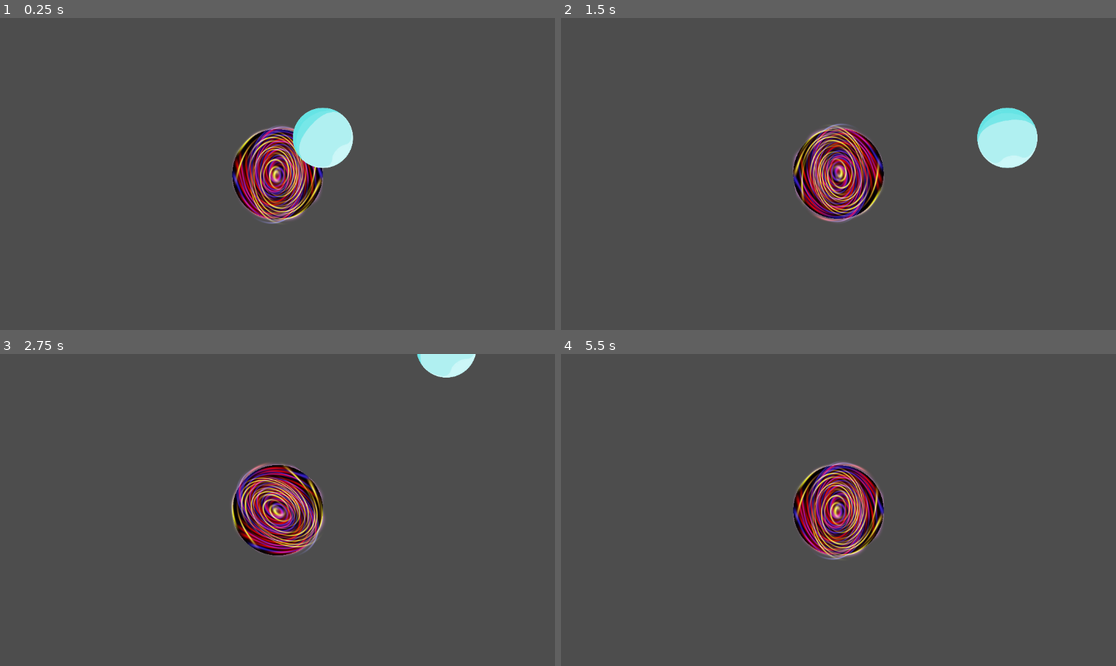
Above: before the commit, frames 1-4 (two rows, left to right).
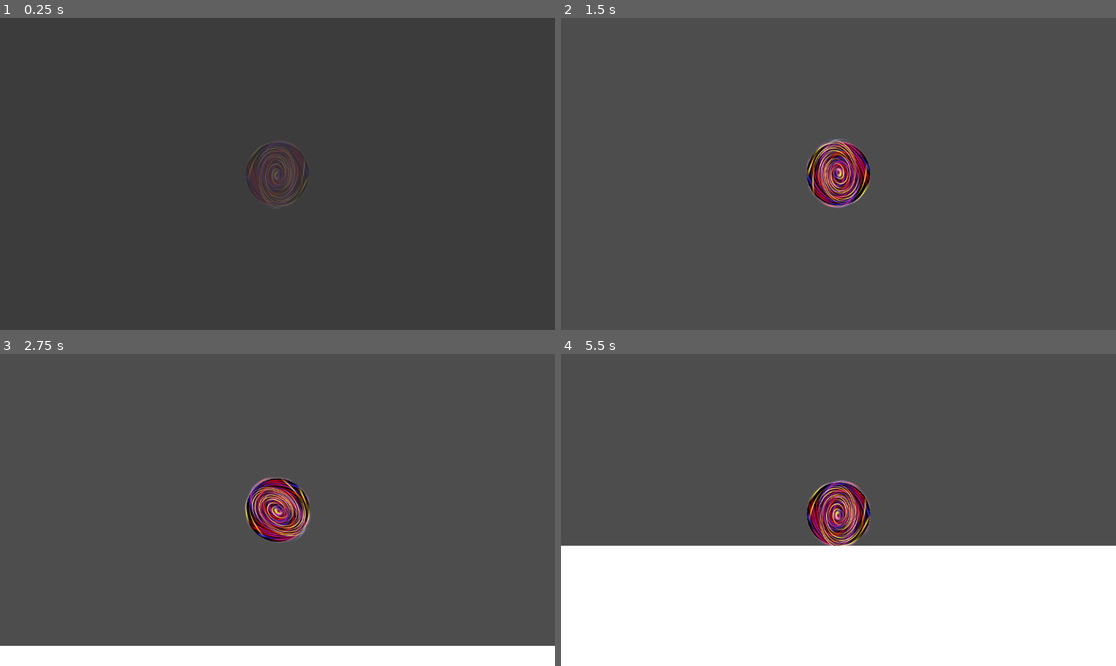
Above: after the commit, the same moments.

Repository: starlight426/TeamSevenGame
Game: Godot game, scene res://main.tscn
Same seed, same stepped clock (60 frames per second), same inputs: the game is played once before the commit and once after it.
Inputs (mouse positions are in pixels of both pictures, inside the frame that each line leads up to):
- Up to frame 1 (0.25 s): no input
- Up to frame 2 (1.5 s): move the mouse to (960, 158) at 0.52 s; hold A (a_press) 0.53-1.28 s; move the mouse to (727, 189) at 1.27 s; tap D (d_press) at 1.35 s
- Up to frame 3 (2.75 s): tap Enter at 2 s; move the mouse to (333, 441) at 2.02 s; hold S (s_press) from 2.03 s (still down)
- Up to frame 4 (5.5 s): move the mouse to (810, 572) at 2.77 s; release S (s_press) at 2.78 s; tap W (w_press) at 2.85 s; tap Space at 3.5 s; move the mouse to (1005, 556) at 3.52 s; hold A (a_press) 3.53-4.28 s; move the mouse to (672, 463) at 4.27 s; tap D (d_press) at 4.35 s; tap Enter at 5 s; move the mouse to (866, 510) at 5.02 s; hold S (s_press) from 5.03 s (still down)

The runs differ from the first frame. In frame 1, 5.3% of the frame differs, in the area x 41-64%, y 28-67%; in frame 2, 5.6%; in frame 3, 11%; in frame 4, 42%, in the area x 0-100%, y 34-100%.
Error before the commit: Invalid call. Nonexistent function 'add_child' in base 'Nil'. (res://Scripts/Global/AttackSpawner.gd:30)

Commit message:
first corrupted circle ai

Diff:
--- /dev/null
+++ b/Combat Scenes/Enemy Scenes/enemy_circle_corrupted.tscn
@@ -0,0 +1,24 @@
+[gd_scene load_steps=5 format=3 uid="uid://c1w5jhxknb674"]
+
+[ext_resource type="Script" path="res://Scripts/Combat/enemy_circle_corrupted.gd" id="1_1rgqo"]
+[ext_resource type="Texture2D" uid="uid://drqvvhiamgfcu" path="res://Assets/spritePNGs/Enemy_Corrupted_Circ.png" id="2_nywh3"]
+[ext_resource type="PackedScene" uid="uid://sus6s80ptul7" path="res://AI Modules/Detectors/target_detector.tscn" id="3_uds4y"]
+
+[sub_resource type="CircleShape2D" id="CircleShape2D_fybhy"]
+radius = 100.0
+
+[node name="EnemyCircleCorrupted" type="CharacterBody2D"]
+rotation = 1.5708
+script = ExtResource("1_1rgqo")
+
+[node name="CollisionShape2D" type="CollisionShape2D" parent="."]
+visible = false
+shape = SubResource("CircleShape2D_fybhy")
+
+[node name="Sprite2D" type="Sprite2D" parent="."]
+rotation = 3.14159
+texture = ExtResource("2_nywh3")
+
+[node name="TargetDetector" parent="." instance=ExtResource("3_uds4y")]
+visible = false
+scale = Vector2(10, 10)
--- a/Room Scenes/Circle City/cigil_room.tscn
+++ b/Room Scenes/Circle City/cigil_room.tscn
@@ -7,8 +7,9 @@
 
 [node name="exit" parent="." instance=ExtResource("1_yabxm")]
 position = Vector2(-4000, 0)
-target_room = ""
+target_room = "circle_corridor"
 target_entrance = "from_right"
+target_group = "Circle City"
 
 [node name="exit4" parent="." instance=ExtResource("1_yabxm")]
 position = Vector2(-120, 6862)
@@ -64,7 +65,7 @@
 position = Vector2(-3000, 0)
 
 [node name="from_right" type="Marker2D" parent="."]
-position = Vector2(9500, 250)
+position = Vector2(2620, -30)
 
 [node name="from_bottom" type="Marker2D" parent="."]
 position = Vector2(0, 3000)
--- a/Room Scenes/Circle City/circle_corridor.tscn
+++ b/Room Scenes/Circle City/circle_corridor.tscn
@@ -3,13 +3,12 @@
 [ext_resource type="PackedScene" uid="uid://duhokojc6cecj" path="res://Overworld Scenes/Object Scenes/exit.tscn" id="1_ds34k"]
 [ext_resource type="PackedScene" uid="uid://dsrmf6yrx14yl" path="res://Overworld Scenes/Object Scenes/wall_square.tscn" id="2_nh6fj"]
 [ext_resource type="PackedScene" uid="uid://4i7rpstg74wt" path="res://Combat Scenes/Enemy Scenes/enemy_circle_basic.tscn" id="3_axvfw"]
-[ext_resource type="PackedScene" uid="uid://hwmgwkumra7q" path="res://Overworld Scenes/Player Scenes/player.tscn" id="4_83pq7"]
+[ext_resource type="PackedScene" uid="uid://c1w5jhxknb674" path="res://Combat Scenes/Enemy Scenes/enemy_circle_corrupted.tscn" id="5_pe2aq"]
 
 [node name="TemplateRoom" type="Node2D"]
-position = Vector2(-6750, -1500)
 
 [node name="exit" parent="." instance=ExtResource("1_ds34k")]
-position = Vector2(-4000, 0)
+position = Vector2(-9250, -24000)
 target_room = ""
 target_entrance = "from_right"
 
@@ -18,50 +17,41 @@
 target_room = ""
 target_entrance = "from_top"
 
-[node name="exit2" parent="." instance=ExtResource("1_ds34k")]
-position = Vector2(0, -4000)
-target_room = ""
-target_entrance = "from_bottom"
-
 [node name="exit3" parent="." instance=ExtResource("1_ds34k")]
 position = Vector2(4750, 0)
 target_room = ""
 target_entrance = "from_left"
 
-[node name="WallSquare" parent="." instance=ExtResource("2_nh6fj")]
-position = Vector2(-5250, -13250)
-scale = Vector2(10, 6)
-
 [node name="WallSquare7" parent="." instance=ExtResource("2_nh6fj")]
-position = Vector2(-3000, 4000)
-scale = Vector2(10, 6)
+position = Vector2(-5250, 4000)
+scale = Vector2(20, 6)
 
 [node name="WallSquare8" parent="." instance=ExtResource("2_nh6fj")]
 position = Vector2(2000, 4000)
 scale = Vector2(10, 6)
 
+[node name="WallSquare2" parent="." instance=ExtResource("2_nh6fj")]
+position = Vector2(5750, -13000)
+scale = Vector2(10, 50)
+
 [node name="WallSquare3" parent="." instance=ExtResource("2_nh6fj")]
-position = Vector2(5000, -11750)
-scale = Vector2(10, 6)
-
-[node name="WallSquare2" parent="." instance=ExtResource("2_nh6fj")]
-position = Vector2(5500, -5500)
-scale = Vector2(6, 20)
+position = Vector2(-9250, -9500)
+scale = Vector2(10, 50)
 
 [node name="WallSquare5" parent="." instance=ExtResource("2_nh6fj")]
-position = Vector2(-5750, -2250)
-scale = Vector2(6, 40)
+position = Vector2(-8750, -38500)
+scale = Vector2(10, 50)
 
 [node name="WallSquare6" parent="." instance=ExtResource("2_nh6fj")]
-position = Vector2(-4000, 3000)
-scale = Vector2(6, 10)
+position = Vector2(5750, -44500)
+scale = Vector2(10, 50)
 
 [node name="WallSquare4" parent="." instance=ExtResource("2_nh6fj")]
 position = Vector2(4500, 3000)
 scale = Vector2(6, 10)
 
 [node name="left_camera_limit" type="Marker2D" parent="."]
-position = Vector2(-3500, 0)
+position = Vector2(-8750, 0)
 
 [node name="from_left" type="Marker2D" parent="."]
 position = Vector2(-3000, 0)
@@ -73,21 +63,23 @@
 position = Vector2(0, 3000)
 
 [node name="from_top" type="Marker2D" parent="."]
-position = Vector2(0, -3000)
+position = Vector2(-1750, -5000)
 
 [node name="right_camera_limit" type="Marker2D" parent="."]
 position = Vector2(4250, 0)
 
 [node name="top_camera_limit" type="Marker2D" parent="."]
-position = Vector2(0, -3500)
+position = Vector2(-250, -24500)
 
 [node name="bottom_camera_limit" type="Marker2D" parent="."]
-position = Vector2(0, 3500)
+position = Vector2(-2250, 4500)
 
 [node name="TileMap" type="TileMap" parent="."]
+position = Vector2(-2250, 1500)
 format = 2
 
 [node name="EnemyCircleBasic" parent="." instance=ExtResource("3_axvfw")]
 position = Vector2(0, -7750)
 
-[node name="Player" parent="." instance=ExtResource("4_83pq7")]
+[node name="EnemyCircleCorrupted" parent="." instance=ExtResource("5_pe2aq")]
+position = Vector2(-2500, -3500)
--- a/Scripts/Combat/enemy_circle_basic.gd
+++ b/Scripts/Combat/enemy_circle_basic.gd
@@ -27,7 +27,6 @@
 			fire()
 
 func fire():
-	print("fired")
 	fire_ready = false
 	AttackSpawner.spawn_bullets(global_position,global_rotation,"single",1,0,"default","circle","straight",1000,2,30,"circle","purple",0,0,0)
 	await get_tree().create_timer(1/fire_rate).timeout
--- /dev/null
+++ b/Scripts/Combat/enemy_circle_corrupted.gd
@@ -0,0 +1,66 @@
+extends CharacterBody2D
+
+@export var hp = 50
+@export var team = "circle"
+@export var speed = 1000
+var target = null
+var closest_danger = null
+var fire_ready = false
+var turn_ready = false
+var home_position = global_position
+var fire_direction = global_rotation
+@export var fire_rate = 4.0
+@export var turn_rate = 0.3
+var rotation_speed = PI/8
+var color = "default"
+var type = "default"
+var rng
+
+# Called when the node enters the scene tree for the first time.
+func _ready() -> void:
+	$TargetDetector.update_parent_target.connect(update_target)
+	await get_tree().create_timer(0.5).timeout
+	fire_ready = true
+	turn_ready = true
+	rng = RandomNumberGenerator.new()
+	velocity = Vector2(0,speed)
+
+
+# Called every frame. 'delta' is the elapsed time since the previous frame.
+func _physics_process(delta: float) -> void:
+	if(fire_ready):
+		fire()
+
+	#TODO: make it actually move towards target angle, will fix
+	if(turn_ready):
+		var turn_angle
+		if(target):
+			# turns vaguely towards target if it exists
+			home_position = global_position
+			turn_angle = target.global_position - global_position.angle()+rng.randf_range(-2*PI/3,2*PI/3)
+		else:
+			if(global_position.distance_to(home_position) > 2000):
+				# turns sharply towards home if far away
+					global_rotation = lerp_angle(global_rotation,(home_position - global_position).angle()+rng.randf_range(-PI/6,PI/6),rotation_speed)
+			else:
+				# turns vaguely towards home
+					global_rotation = lerp_angle(global_rotation,(home_position - global_position).angle()+rng.randf_range(-PI/2,PI/2),rotation_speed)
+		turn_cooldown()
+	move_and_slide()
+
+func fire():
+	fire_ready = false
+	fire_direction = fire_direction - PI + rng.randf_range(-PI/2,PI/2)
+	AttackSpawner.spawn_bullets(global_position,fire_direction,"single",1,0,"default","circle","straight",1000,2,30,"circle","purple",0,0,0)
+	await get_tree().create_timer(1/fire_rate).timeout
+	fire_ready = true
+
+func turn_cooldown():
+	turn_ready = false
+	await get_tree().create_timer(1/turn_rate).timeout
+	turn_ready = true
+func update_target(body):
+	target = body
+
+func take_damage(dmg):
+	hp -= dmg
--- a/Scripts/Global/RoomLoader.gd
+++ b/Scripts/Global/RoomLoader.gd
@@ -18,7 +18,7 @@
 
 
 func load_room_from_exit(target_group,target_room,target_entrance):
-	var room_to_load = "res://Overworld Scenes/Room scenes/" + target_group + "/" +target_room + ".tscn"
+	var room_to_load = "res://Room Scenes/" + target_group + "/" +target_room + ".tscn"
 	load_room(room_to_load)
 	await room_has_loaded
 	teleport_player(new_room_loaded.get_node(target_entrance).global_position)
@@ -40,8 +40,7 @@
 	main_node.call_deferred("add_child", new_room_loaded)
 	current_room = new_room_loaded
 
-	main_node.set_camera(new_room_loaded.get_node("left_camera_limit").position.x,new_room_loaded.get_node("right_camera_limit").position.x,
-	new_room_loaded.get_node("top_camera_limit").position.y,new_room_loaded.get_node("bottom_camera_limit").position.y)
+	main_node.get_node("Camera2D").set_camera(new_room_loaded.get_node("left_camera_limit").position.x,new_room_loaded.get_node("right_camera_limit").position.x,new_room_loaded.get_node("top_camera_limit").position.y,new_room_loaded.get_node("bottom_camera_limit").position.y)
 
 	room_has_loaded.emit()
 
--- a/Scripts/player.gd
+++ b/Scripts/player.gd
@@ -1,6 +1,6 @@
 extends CharacterBody2D
 
-@export var speed = 1500
+@export var speed = 2000
 @export var hp = 100
 @export var team = "cigil"
 
--- a/main.gd
+++ b/main.gd
@@ -3,7 +3,7 @@
 
 # Called when the node enters the scene tree for the first time.
 func _ready() -> void:
-	#RoomLoader.load_room_from_exit() #TODO
+	RoomLoader.load_room_from_exit("Circle City","cigil_room","from_right")
 	pass
 
 
--- a/main.tscn
+++ b/main.tscn
@@ -1,17 +1,14 @@
-[gd_scene load_steps=5 format=3 uid="uid://cmcabksd0f3yj"]
+[gd_scene load_steps=4 format=3 uid="uid://cmcabksd0f3yj"]
 
 [ext_resource type="PackedScene" uid="uid://hwmgwkumra7q" path="res://Overworld Scenes/Player Scenes/player.tscn" id="1_fmlmq"]
 [ext_resource type="Script" path="res://main.gd" id="1_ipmiu"]
 [ext_resource type="Script" path="res://Scripts/camera.gd" id="4_w7dd5"]
-[ext_resource type="PackedScene" uid="uid://4i7rpstg74wt" path="res://Combat Scenes/Enemy Scenes/enemy_circle_basic.tscn" id="4_yqcyb"]
 
 [node name="Main" type="Node2D"]
 script = ExtResource("1_ipmiu")
 
 [node name="Player" parent="." instance=ExtResource("1_fmlmq")]
-
-[node name="EnemyCircleBasic" parent="." instance=ExtResource("4_yqcyb")]
-position = Vector2(377, -300)
+scale = Vector2(0.7, 0.7)
 
 [node name="Camera2D" type="Camera2D" parent="."]
 zoom = Vector2(0.25, 0.25)
Not shown: 2 places in Room Scenes/Circle Mantle/mantle_-20.tscn that only renumber resources
